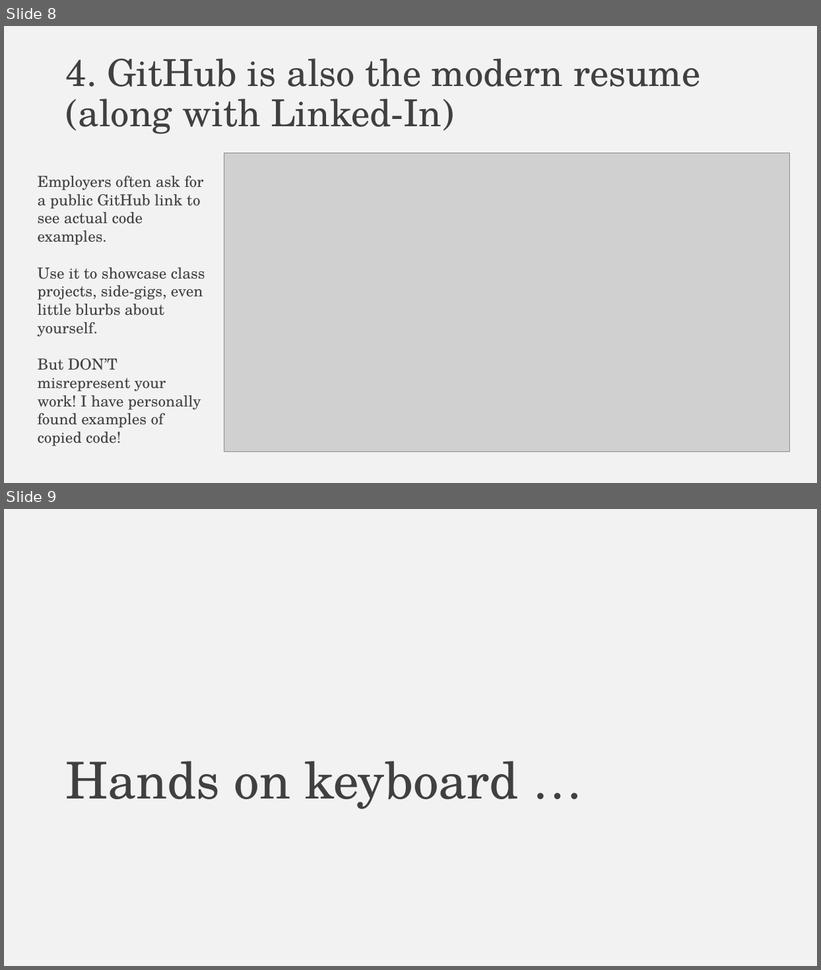
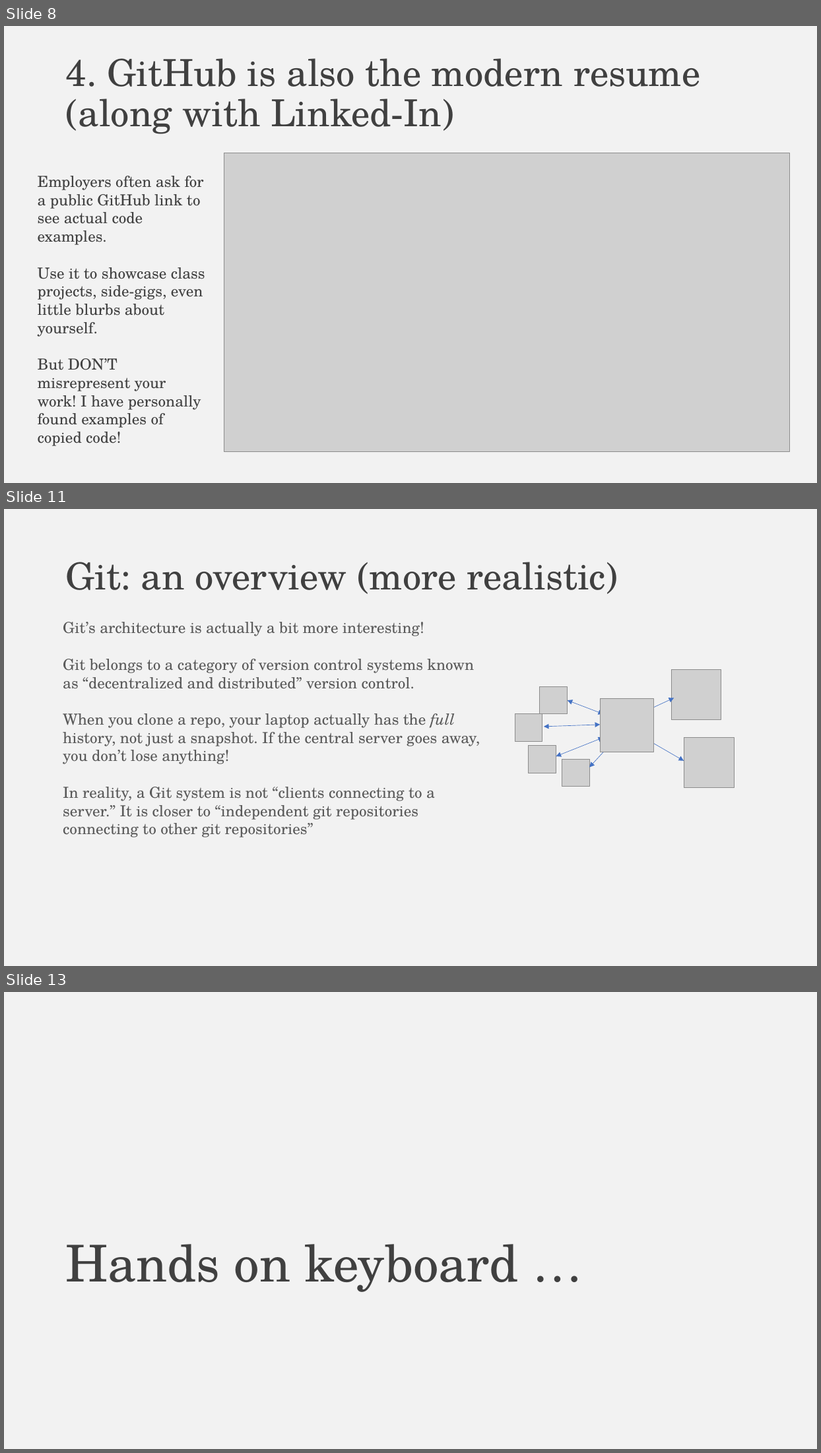
Before and after one commit to falconair/ProgrammingForAnalytics, a slide deck: lectures/050_git_version_control/Why do you need version control.pptx. Shown one above the other, each under a label of ours: slides 8 and 9 before the commit, slides 8, 11 and 13 after it; the slides between them are not shown. The pictures are 821x970 and 821x1453 pixels, drawn with LibreOffice and Linux fonts; fonts in the diff are those of the drawing; grey boxes stand for pictures; background and template pictures are left out. Boxes give left, top, right and bottom in pixels: in the first picture for what was removed or moved away, otherwise in the second. Text is boxed around its words. In the diff, an @@ line names an element or a change of style, - is before the commit and + after.

```diff
--- a/lectures/050_git_version_control/Why do you need version control.pptx
+++ b/lectures/050_git_version_control/Why do you need version control.pptx
@@ slide 11 added at (4,509,817,966), background #F2F2F2 @@
@@ title added at (66,562,618,594), 44 pt, text #404040 @@
+Git: an overview (more realistic)
@@ text added at (63,622,481,838), 18 pt, text #595959 @@
+Git’s architecture is actually a bit more interesting!
+Git belongs to a category of version control systems known as “decentralized and distributed” version control.
+When you clone a repo, your laptop actually has the full history, not just a snapshot. If the central server goes away, you don’t lose anything!
+In reality, a Git system is not “clients connecting to a server.” It is closer to “independent git repositories connecting to other git repositories”
@@ picture added at (540,687,568,714) @@
@@ picture added at (671,669,721,720) @@
@@ double arrow added from (568, 700) to (604, 714), #4472C4 0.5 pt @@
@@ picture added at (600,698,653,753) @@
@@ double arrow added from (675, 698) to (646, 712), #4472C4 0.5 pt @@
@@ picture added at (516,714,543,741) @@
@@ double arrow added from (544, 727) to (601, 725), #4472C4 0.5 pt @@
@@ picture added at (529,746,556,773) @@
@@ double arrow added from (556, 757) to (604, 738), #4472C4 0.5 pt @@
@@ double arrow added from (589, 768) to (611, 745), #4472C4 0.5 pt @@
@@ double arrow added from (684, 761) to (648, 740), #4472C4 0.5 pt @@
@@ picture added at (684,738,734,788) @@
@@ picture added at (562,760,589,787) @@
@@ what was slide 9 is now slide 13 @@
```
Also in this commit, not shown: 1 slide changed, 10 other slides added, 3 other files.
